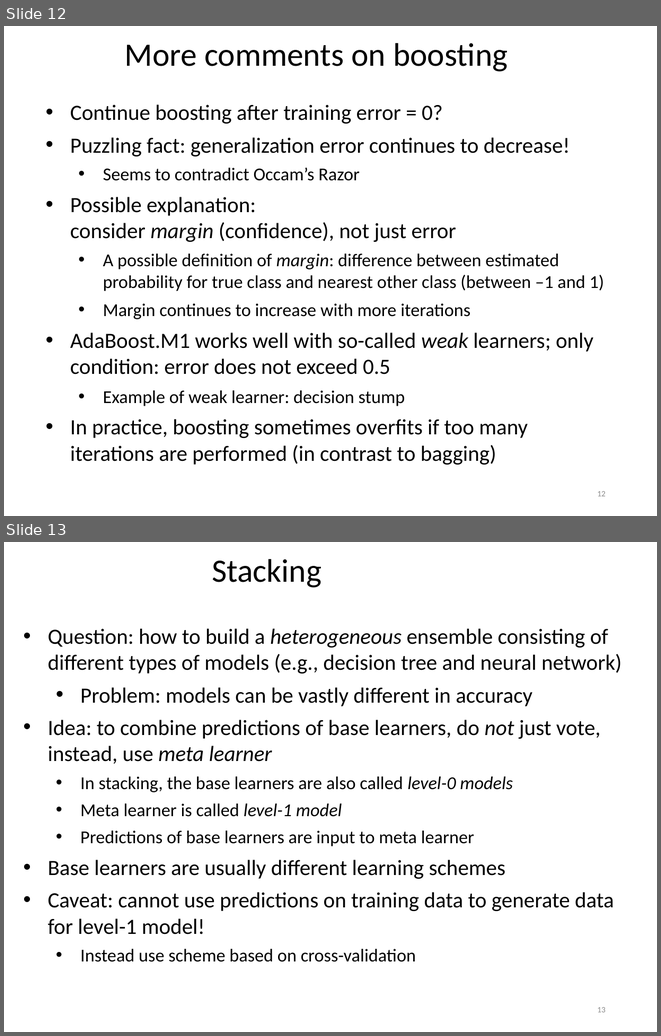
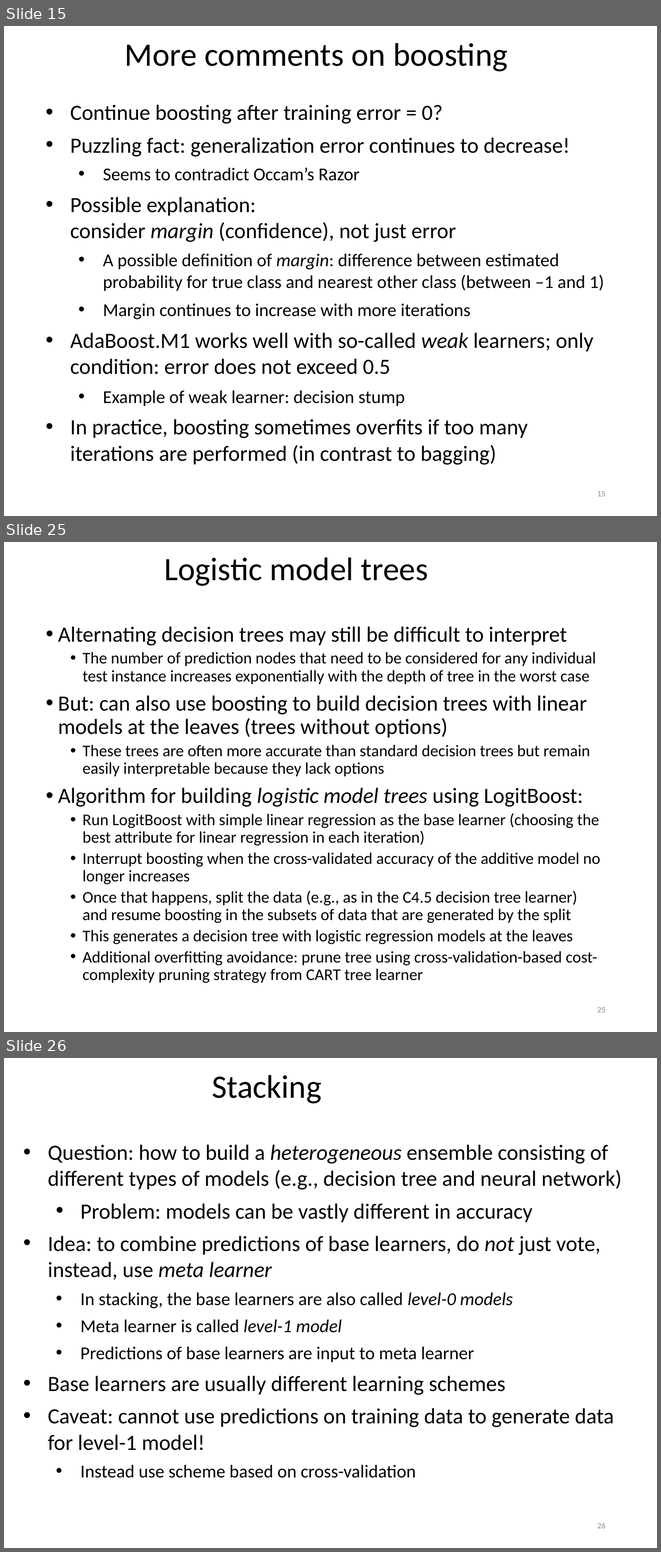
Before and after one commit to khaledmrasheed/khaledmrasheed.github.io, a slide deck: DMcourse/Chapter12.pptx. Shown one above the other, each under a label of ours: slides 12 and 13 before the commit, slides 15, 25 and 26 after it; the slides between them are not shown. The pictures are 661x1036 and 661x1552 pixels, drawn with LibreOffice and Linux fonts; fonts in the diff are those of the drawing. Boxes give left, top, right and bottom in pixels: in the first picture for what was removed or moved away, otherwise in the second. Text is boxed around its words. In the diff, an @@ line names an element or a change of style, - is before the commit and + after.

```diff
--- a/DMcourse/Chapter12.pptx
+++ b/DMcourse/Chapter12.pptx
@@ slide 25 added at (4,542,657,1032), background #FFFFFF @@
@@ title added at (164,557,429,586), 36 pt, text #000000 @@
+Logistic model trees
@@ text added at (58,626,600,983), 18 pt, text #000000 @@
+• Alternating decision trees may still be difficult to interpret
+  • The number of prediction nodes that need to be considered for any individual test instance increases exponentially with the depth of tree in the worst case
+• But: can also use boosting to build decision trees with linear models at the leaves (trees without options)
+  • These trees are often more accurate than standard decision trees but remain easily interpretable because they lack options
+• Algorithm for building logistic model trees using LogitBoost:
+  • Run LogitBoost with simple linear regression as the base learner (choosing the best attribute for linear regression in each iteration)
+  • Interrupt boosting when the cross-validated accuracy of the additive model no longer increases
+  • Once that happens, split the data (e.g., as in the C4.5 decision tree learner) and resume boosting in the subsets of data that are generated by the split
+  • This generates a decision tree with logistic regression models at the leaves
+  • Additional overfitting avoidance: prune tree using cross-validation-based cost-complexity pruning strategy from CART tree learner
@@ page number added at (597,1007,606,1012), 9 pt, text #8C8C8C @@
+25
@@ what was slide 12 is now slide 15 @@
@@ page number at (597,491,606,496): text changed @@
-12
+15
@@ what was slide 13 is now slide 26 @@
@@ page number at (597,1522,606,1528): text changed @@
-13
+26
```
Also in this commit, not shown: 3 slides changed, 12 other slides added.
